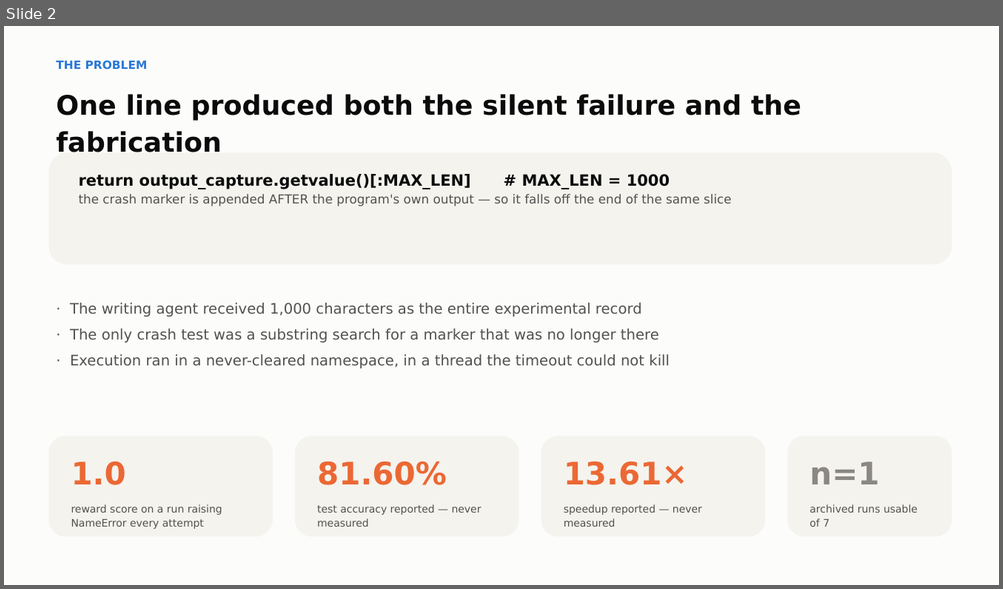
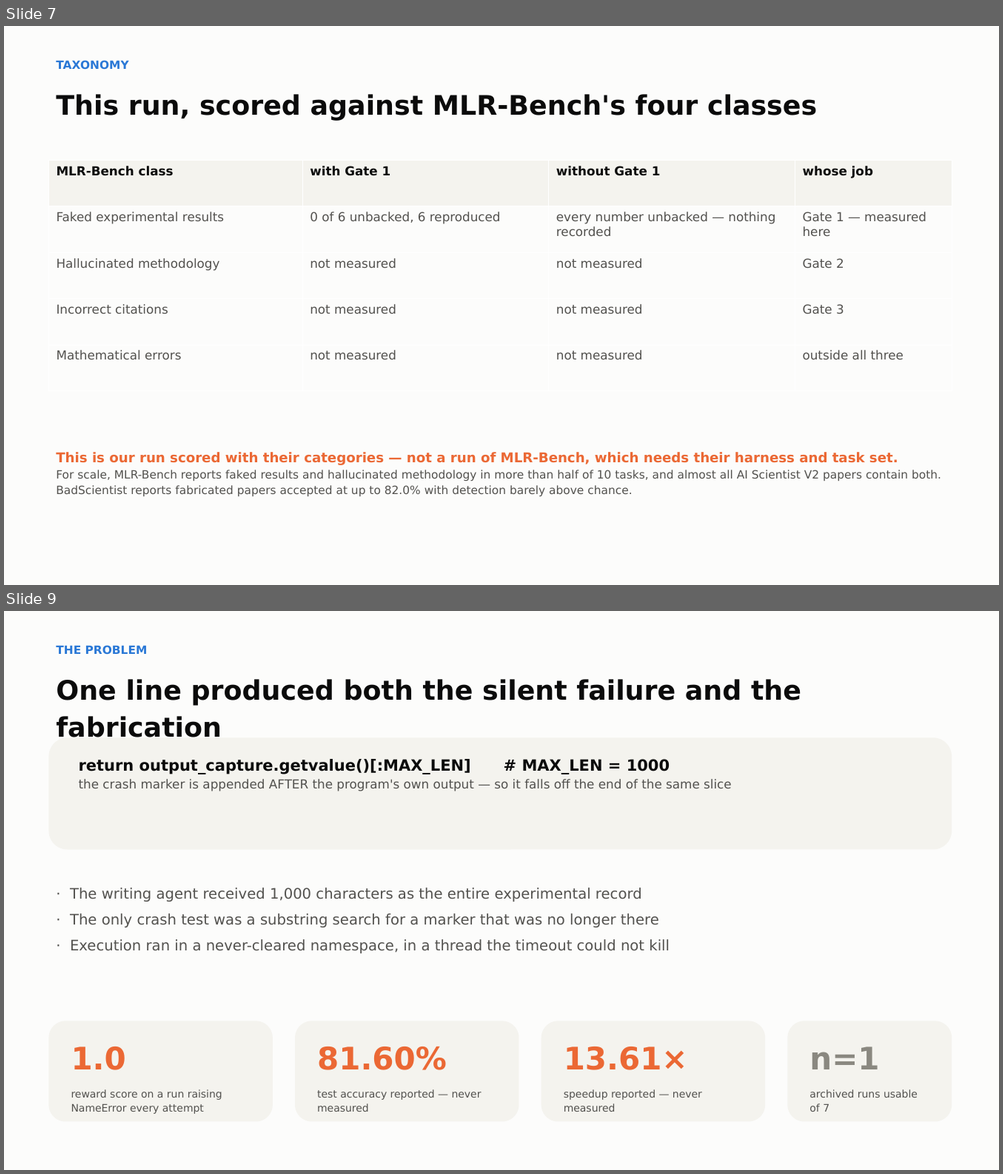
Before and after one commit to bananatruck/gates, a slide deck: reports/GATE1_DECK.pptx. Shown one above the other, each under a label of ours: slide 2 before the commit, slides 7 and 9 after it; the slides between them are not shown. The pictures are 1003x589 and 1003x1174 pixels, drawn with LibreOffice and Linux fonts; fonts in the diff are those of the drawing. Boxes give left, top, right and bottom in pixels: in the first picture for what was removed or moved away, otherwise in the second. Text is boxed around its words. In the diff, an @@ line names an element or a change of style, - is before the commit and + after.

```diff
--- a/reports/GATE1_DECK.pptx
+++ b/reports/GATE1_DECK.pptx
@@ slide 7 added at bbox=[4, 26, 999, 585], background #FCFCFB @@
@@ text added at bbox=[56, 60, 128, 70], 11 pt, text #2A78D6, bold @@
+TAXONOMY
@@ text added at bbox=[56, 94, 817, 121], 26 pt, text #0B0B0B, bold @@
+This run, scored against MLR-Bench's four classes
@@ table added at bbox=[48, 160, 951, 392], 5 rows, 4 columns @@
+MLR-Bench class | with Gate 1 | without Gate 1 | whose job
+Faked experimental results | 0 of 6 unbacked, 6 reproduced | every number unbacked — nothing recorded | Gate 1 — measured here
+Hallucinated methodology | not measured | not measured | Gate 2
+Incorrect citations | not measured | not measured | Gate 3
+Mathematical errors | not measured | not measured | outside all three
@@ text added at bbox=[56, 452, 941, 497], 11 pt, text #52514E @@
+This is our run scored with their categories — not a run of MLR-Bench, which needs their harness and task set.
+For scale, MLR-Bench reports faked results and hallucinated methodology in more than half of 10 tasks, and almost all AI Scientist V2 papers contain both. BadScientist reports fabricated papers accepted at up to 82.0% with detection barely above chance.
@@ what was slide 2 is now slide 9 @@
```
Also in this commit, not shown: 1 slide changed, 6 other slides added, 11 other files.
